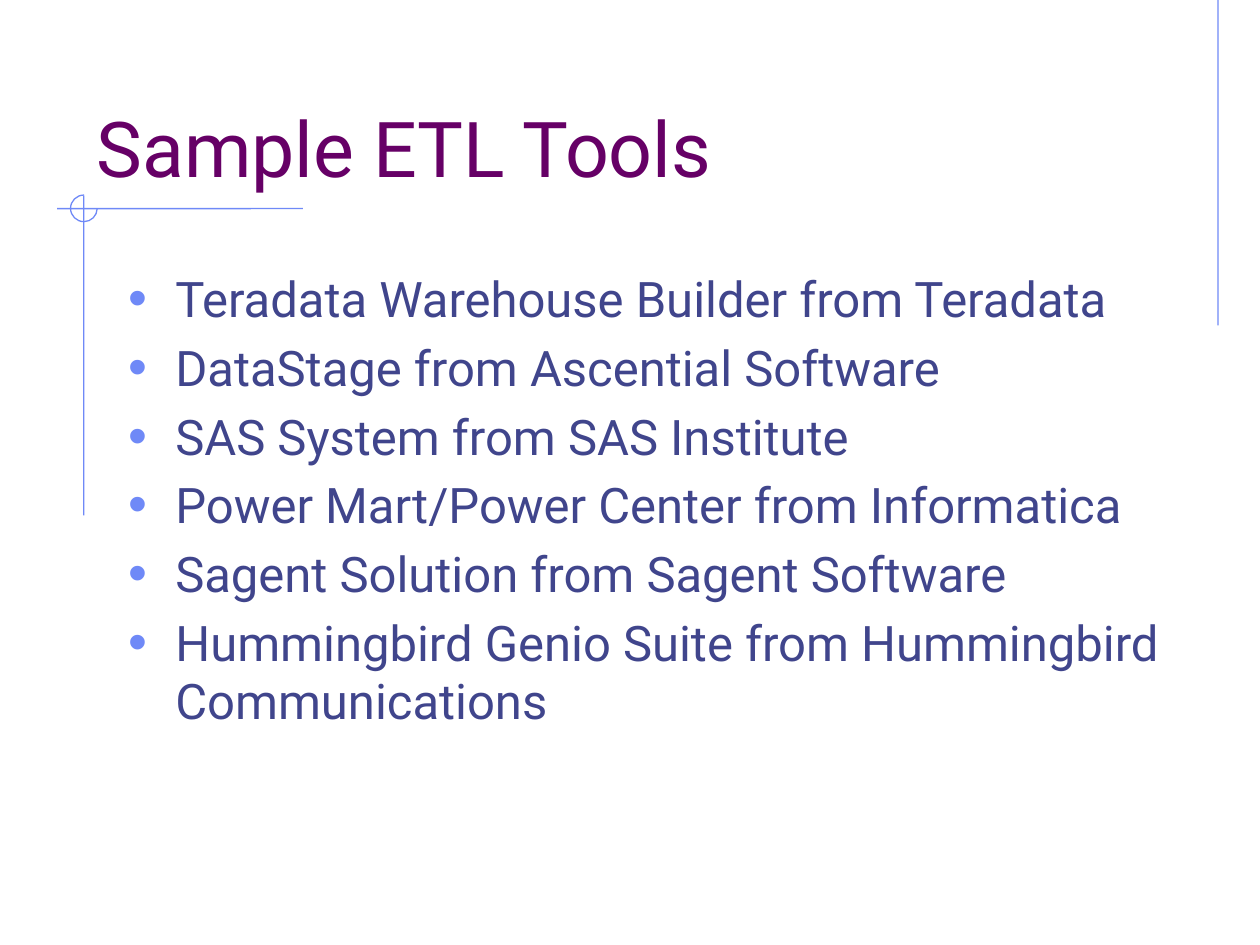
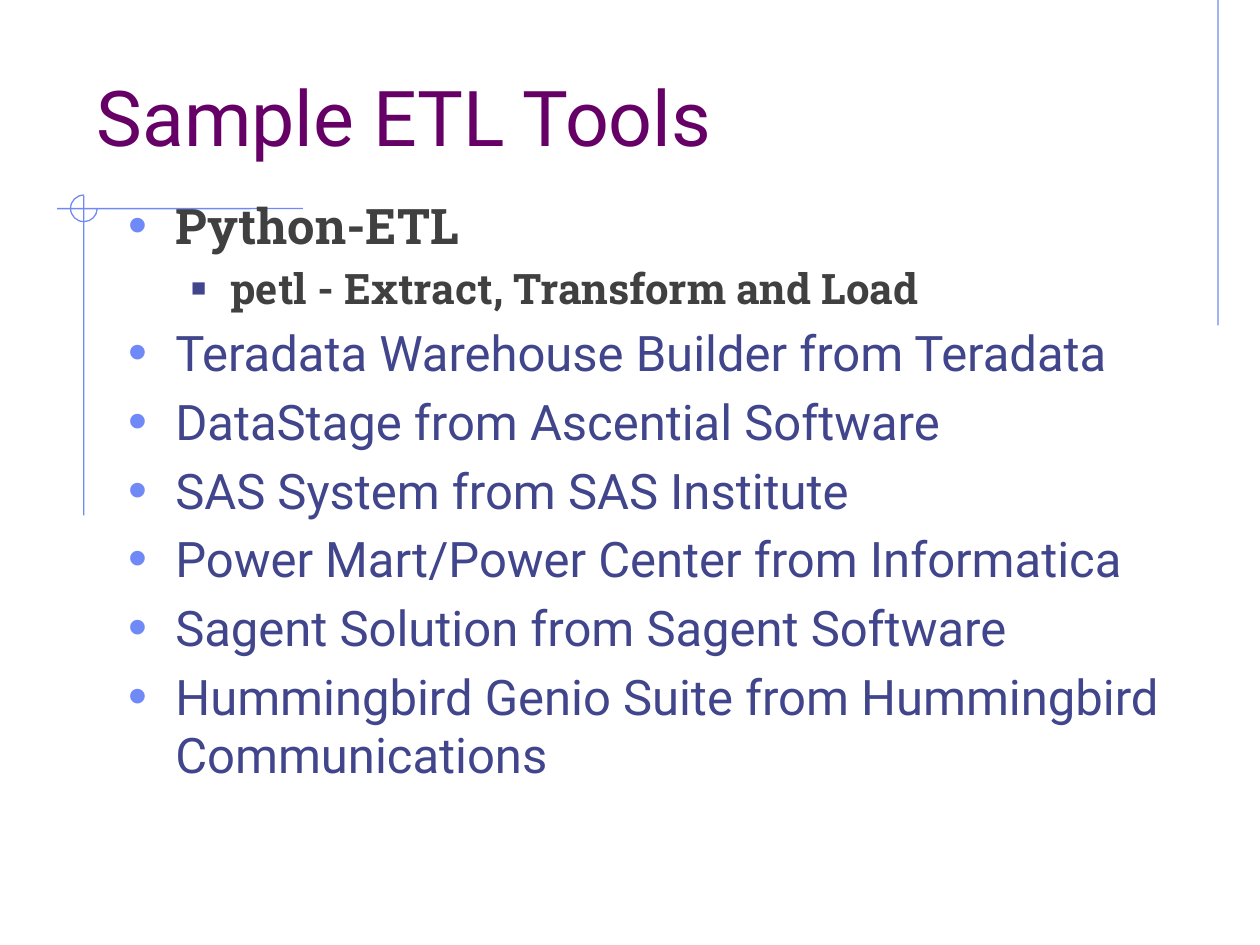
Before and after one commit to mahmoudparsian/data-warehousing, a slide deck: slide 11 of syllabus/week-03-introduction-to-ETL/ETL_basics/Introduction_to_ETL.pptx (slide 9 before the commit). Drawn at 1260x945 pixels with LibreOffice and Linux fonts; fonts in the diff are those of the drawing; background and template pictures are left out. Boxes give left, top, right and bottom in pixels: in the first picture for what was removed or moved away, otherwise in the second. Text is boxed around its words. In the diff, an @@ line names an element or a change of style, - is before the commit and + after.

```diff
--- a/syllabus/week-03-introduction-to-ETL/ETL_basics/Introduction_to_ETL.pptx
+++ b/syllabus/week-03-introduction-to-ETL/ETL_basics/Introduction_to_ETL.pptx
@@ title "Sample ETL Tools": place and size @@
-title "Sample ETL Tools" at box(97, 119, 711, 193)
+title "Sample ETL Tools" at box(97, 88, 711, 162)
@@ text "Python-ETL": place and size @@
-text "Python-ETL" at box(175, 279, 1158, 720)
+text "Python-ETL" at box(175, 206, 1158, 774)
@@ text at box(175, 206, 919, 313): paragraphs added @@
+• Python-ETL
+  ■ petl - Extract, Transform and Load
```
Also in this commit, not shown: 2 other slides changed, 2 slides added, 2 other files.
